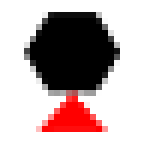
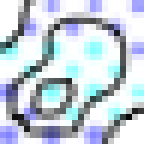
Before/after of a 144 × 144 layered artwork. What changed in the layer stack:
hid "Support" (1st of 2) over bbox(24, 12, 120, 132)
added layer "Layer 6" above "Field" over bbox(0, 0, 144, 144)
showed "Field", opacity 100% → 50% over bbox(0, 0, 144, 144)
